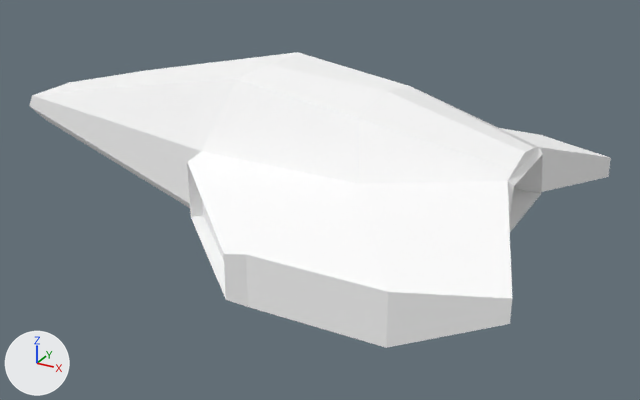
The OBJ model android/assets/models/cruiser/cruiser.obj: old version first, new version second.
The view is the same before and after, from a camera (50 mm lens) standing at (4.87, -7.43, 3.0) and looking at (0.78, 0.0, -0.71). Lighting does not change. The marker at lower left points along +X, +Y and +Z. Where no turn or scale is listed for an object, it has been applied to the vertices.
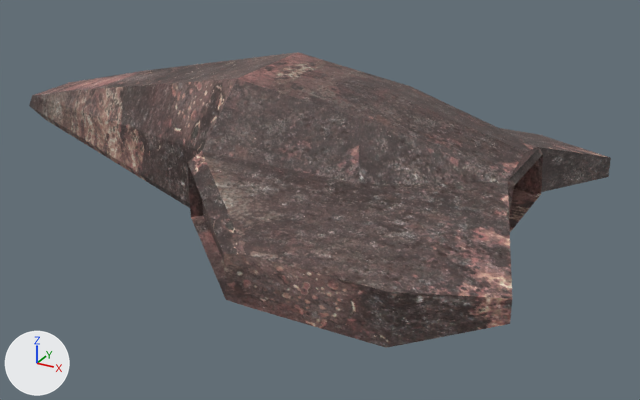
The newer file is also turned or shifted as a whole; pictures and numbers use the older file's frame.

What differs and where, as boxes [x1, y1, x2, y2] in the pictures (640 x 400 px):
'Cube', recoloured: [29, 52, 611, 348] in both

Diff of the bpy script that builds the scene:
```diff
--- a/android/assets/models/cruiser/cruiser.obj.py
+++ b/android/assets/models/cruiser/cruiser.obj.py
@@ img_rust_jpg @@
+img_rust_jpg = load_image('rust.jpg', 'rust.jpg', 1000, 667, 'sRGB')
@@ mat_material_002 @@
+mat_material_002 = bpy.data.materials.new('Material.002')
+# uses the picture img_rust_jpg
@@ me_cube @@
 me_cube.from_pydata(...)  # 82 vertices, 80 faces; spans x -2.93..3.34, y -2.08..2.08, z -0.82..0.66
-me_cube.materials.append(mat_material)  # white #ffffff
+me_cube.materials.append(mat_material_002)
```
